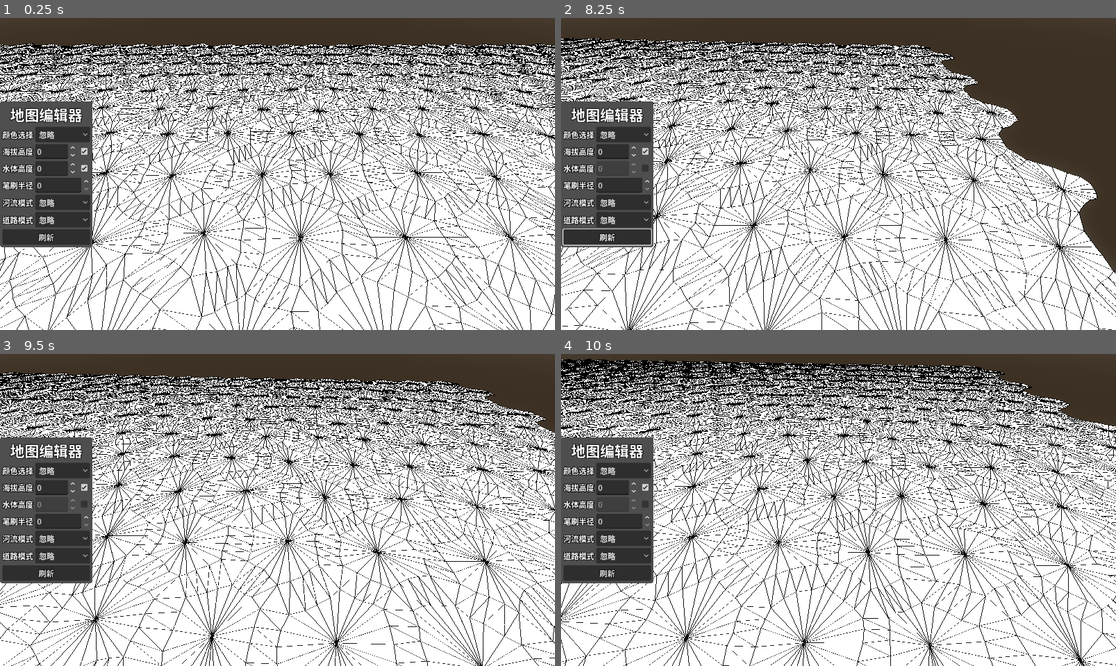
Above: before the commit, frames 1-4 (two rows, left to right).
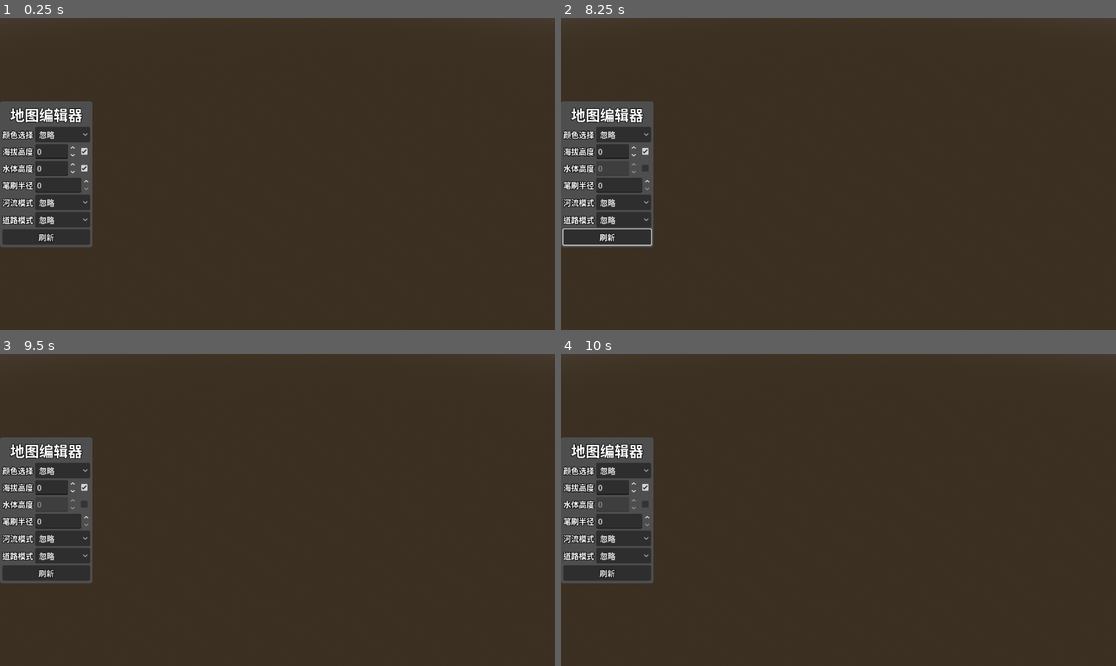
Above: after the commit, the same moments.

Repository: LiGameAcademy/godot_hex_map
Game: Godot game, scene res://scenes/main.tscn
Same seed, same stepped clock (60 frames per second), same inputs: the game is played once before the commit and once after it.
Inputs (mouse positions are in pixels of both pictures, inside the frame that each line leads up to):
- Up to frame 1 (0.25 s): no input
- Up to frame 2 (8.25 s): click "忽略" at 0.5 s; click (644, 152) at 1.25 s; click (644, 167) at 2 s; click "忽略" at 2.75 s; click "忽略" at 3.5 s; click "刷新" at 4.25 s; tap Enter at 5, 8 s; move the mouse to (960, 158) at 5.02 s; hold Right (ui_right) 5.03-5.75 s; tap 1 at 5.1 s; click (960, 158) at 5.17 s; drag from (727, 189) to (810, 236) at 5.77 s; tap Space at 6.5 s; move the mouse to (894, 105) at 6.52 s; hold Right (ui_right) 6.53-7.25 s; tap 3 at 6.6 s; drag from (810, 236) to (672, 127) at 7.27 s; move the mouse to (1005, 220) at 8.02 s; hold Left (ui_left) from 8.03 s (still down); tap E at 8.1 s
- Up to frame 3 (9.5 s): release Left (ui_left) at 8.75 s; drag from (111, 463) to (194, 432) at 8.77 s
- Up to frame 4 (10 s): tap Space at 9.5 s; move the mouse to (866, 510) at 9.52 s; hold Down (ui_down) from 9.53 s (still down); tap 2 at 9.6 s; click (866, 510) at 9.67 s

The runs differ from the first frame. In frame 1, 84% of the frame differs, in the area x 0-100%, y 8-100%; in frame 2, 73%; in frame 3, 83%; in frame 4, 87%, in the area x 0-100%, y 1-100%.

Commit message:
27-沿岸泡沫：UV 驱动的岸线强度

Diff:
--- a/prefabs/hex_grid_chunk.gd
+++ b/prefabs/hex_grid_chunk.gd
@@ -9,6 +9,7 @@
 @onready var _river_mesh: HexMesh = %RiverMesh
 @onready var _road_mesh: HexMesh = %RoadMesh
 @onready var _water_mesh: HexMesh = %WaterMesh
+@onready var _water_shore_mesh: HexMesh = %WaterShoreMesh
 
 func _ready() -> void:
 	var size := HexMetrics.CHUNK_SIZE_X * HexMetrics.CHUNK_SIZE_Z
@@ -30,6 +31,8 @@
 		_road_mesh.begin_triangles()
 	if is_instance_valid(_water_mesh):
 		_water_mesh.begin_triangles()
+	if is_instance_valid(_water_shore_mesh):
+		_water_shore_mesh.begin_triangles()
 
 	for cell in _cells:
 		if is_instance_valid(cell):
@@ -43,6 +46,8 @@
 		_road_mesh.commit_triangles()
 	if is_instance_valid(_water_mesh):
 		_water_mesh.commit_triangles()
+	if is_instance_valid(_water_shore_mesh):
+		_water_shore_mesh.commit_triangles()
 
 	set_process(false)
 
@@ -470,18 +475,24 @@
 		edge[0] + bridge,
 		edge[-1] + bridge
 	)
-	var colors2 := [Color.WHITE, Color.WHITE, Color.WHITE, Color.WHITE]
-	_water_mesh.add_quad([edge[0], edge[1], edge2[0], edge2[1]], colors2)
-	_water_mesh.add_quad([edge[1], edge[2], edge2[1], edge2[2]], colors2)
-	_water_mesh.add_quad([edge[2], edge[3], edge2[2], edge2[3]], colors2)
-	_water_mesh.add_quad([edge[3], edge[4], edge2[3], edge2[4]], colors2)
+	#var colors2 := [Color.WHITE, Color.WHITE, Color.WHITE, Color.WHITE]
+	var shore_uv_rect: PackedFloat32Array = [0.0, 0.0, 0.0, 1.0]
+	_water_shore_mesh.add_quad_uv_rect([edge[0], edge[1], edge2[0], edge2[1]], shore_uv_rect)
+	_water_shore_mesh.add_quad_uv_rect([edge[1], edge[2], edge2[1], edge2[2]], shore_uv_rect)
+	_water_shore_mesh.add_quad_uv_rect([edge[2], edge[3], edge2[2], edge2[3]], shore_uv_rect)
+	_water_shore_mesh.add_quad_uv_rect([edge[3], edge[4], edge2[3], edge2[4]], shore_uv_rect)
 
 	var next_direction = cell.next_direction(direction)
 	var next_neighbor := cell.get_neighbor(next_direction)
 	if next_neighbor == null:
 		return
 	var next_bridge := HexMetrics.get_bridge(next_direction)
-	_water_mesh.add_triangle([edge[4], edge2[4], edge[4] + next_bridge], colors)
+	var triangle_uvs : PackedVector2Array = [
+		Vector2(0.0, 0.0),
+		Vector2(0.0, 1.0),
+		Vector2(0.0, 0.0 if next_neighbor.is_underwater else 1.0),
+	]
+	_water_shore_mesh.add_triangle_uv([edge[4], edge2[4], edge[4] + next_bridge], triangle_uvs)
 
 func _triangulate_fan(center: Vector3, edge: PackedVector3Array, color: Color) -> void:
 	var colors := [color, color, color]
--- a/prefabs/hex_grid_chunk.tscn
+++ b/prefabs/hex_grid_chunk.tscn
@@ -5,12 +5,14 @@
 [ext_resource type="Material" uid="uid://bljr1cwyku2tx" path="res://resources/materials/river_shader_material.tres" id="3_n4gxk"]
 [ext_resource type="Material" uid="uid://ptaxwsghis3u" path="res://resources/materials/road_shader_material.tres" id="4_qw6ox"]
 [ext_resource type="Material" uid="uid://wnxepfjaidk" path="res://resources/materials/water_shader_material.tres" id="5_t2flr"]
+[ext_resource type="Material" uid="uid://dvf7pq0g3vb0a" path="res://resources/materials/water_shore_shader_material.tres" id="6_d2m5i"]
 
 [node name="HexGridChunk" type="Node3D" unique_id=258472898]
 script = ExtResource("1_p6i6p")
 
 [node name="TerrainMesh" parent="." unique_id=1783659955 instance=ExtResource("2_p6i6p")]
 unique_name_in_owner = true
+visible = false
 
 [node name="RiverMesh" parent="." unique_id=1661439844 instance=ExtResource("2_p6i6p")]
 unique_name_in_owner = true
@@ -26,3 +28,8 @@
 unique_name_in_owner = true
 show_wireframe = false
 persistent_material = ExtResource("5_t2flr")
+
+[node name="WaterShoreMesh" parent="." unique_id=391653712 instance=ExtResource("2_p6i6p")]
+unique_name_in_owner = true
+show_wireframe = false
+persistent_material = ExtResource("6_d2m5i")
--- /dev/null
+++ b/resources/materials/water_shore_shader_material.tres
@@ -0,0 +1,12 @@
+[gd_resource type="ShaderMaterial" format=3 uid="uid://dvf7pq0g3vb0a"]
+
+[ext_resource type="Shader" uid="uid://bm40gr101v8xv" path="res://resources/shaders/water_shore.gdshader" id="1_up7og"]
+[ext_resource type="Texture2D" uid="uid://keutoldn7dgo" path="res://resources/textures/tiling-perlin-noise.png" id="2_qt7cr"]
+
+[resource]
+render_priority = 0
+shader = ExtResource("1_up7og")
+shader_parameter/_main_tex = ExtResource("2_qt7cr")
+shader_parameter/_color = Color(0.2, 0.4, 0.9, 0.6)
+shader_parameter/_metallic = 0.0
+shader_parameter/_glossiness = 0.0
--- /dev/null
+++ b/resources/shaders/water_shore.gdshader
@@ -0,0 +1,54 @@
+shader_type spatial;
+render_mode blend_mix, depth_draw_always, cull_back;
+
+uniform sampler2D _main_tex : source_color;
+uniform vec4 _color : source_color = vec4(0.2, 0.4, 0.9, 0.6);
+uniform float _metallic : hint_range(0.0, 1.0, 0.1) = 0.0;
+uniform float _glossiness : hint_range(0.0, 1.0, 0.1) = 0.0;
+
+varying vec3 world_position;
+
+void vertex() {
+	world_position = (MODEL_MATRIX * vec4(VERTEX, 1.0)).xyz;
+}
+
+void fragment() {
+	vec2 uv1 = world_position.xz;
+	uv1.y -= TIME * 2.0;
+	vec4 noise1 = texture(_main_tex, uv1 * 0.025);
+
+	vec2 uv2 = world_position.xz;
+	uv2.x -= TIME * 2.0;
+	vec4 noise2 = texture(_main_tex, uv2 * 0.025);
+
+	float blend_wave = sin((world_position.x + world_position.z) * 0.1 + (noise1.y + noise2.z) + TIME);
+	blend_wave *= blend_wave;
+
+	float waves = mix(noise1.z, noise1.w, blend_wave) + mix(noise2.x, noise2.y, blend_wave);
+	waves = smoothstep(0.75, 2, waves);
+
+	//vec3 c = clamp(_color.rgb + vec3(waves), 0.0, 1.0);
+	float alpha = clamp(_color.a, 0.0, 1.0);
+
+	float shore = UV.y;
+	shore = sqrt(shore);
+
+	vec2 noise_uv = world_position.xz + TIME * 0.25;
+	vec4 noise = texture(_main_tex, noise_uv * 0.015);
+	float distortion1 = noise.x * (1.0 - shore);
+	float foam1 = sin((shore + distortion1) * 10.0 - TIME);
+	foam1 *= foam1;
+
+	float distortion2 = noise.y * (1.0 - shore);
+	float foam2 = sin((shore + distortion2) * 10.0 + TIME + 2.0);
+	foam2 *= foam2 * 0.7;
+
+	float foam = max(foam1, foam2) * shore;
+	vec3 c = clamp(_color.rgb + vec3(foam), 0.0, 1.0);
+
+	METALLIC = _metallic;
+	ROUGHNESS = clamp(1.0 - _glossiness, 0.0, 1.0);
+	ALBEDO = c.rgb;
+	//ALBEDO = vec3(UV.x, UV.y, 1.0);
+	ALPHA = alpha;
+}
Not shown, added: resources/shaders/water_shore.gdshader.uid
